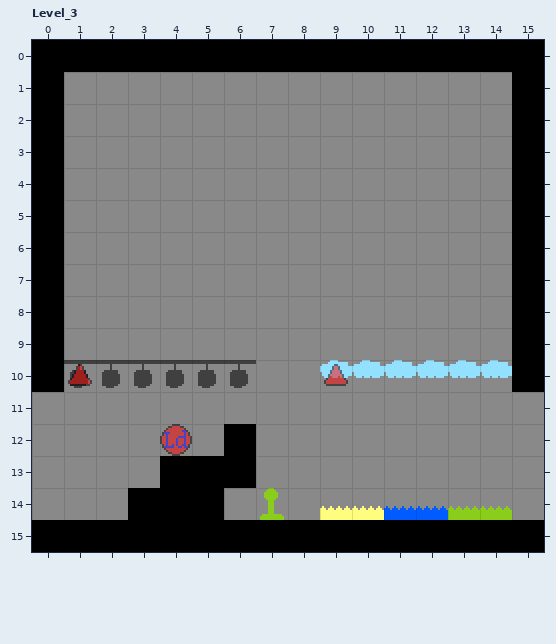
A LDtk project gets an edit: Assets/Monet/LDtk/Demo/Demo 2.ldtk. The picture above is the old version.
Cells are 16x16 px. Shown: Level_3 x 0..15, y 0..15. The commit also changed other parts of the map, which this record leaves out.
The same view after the edit:
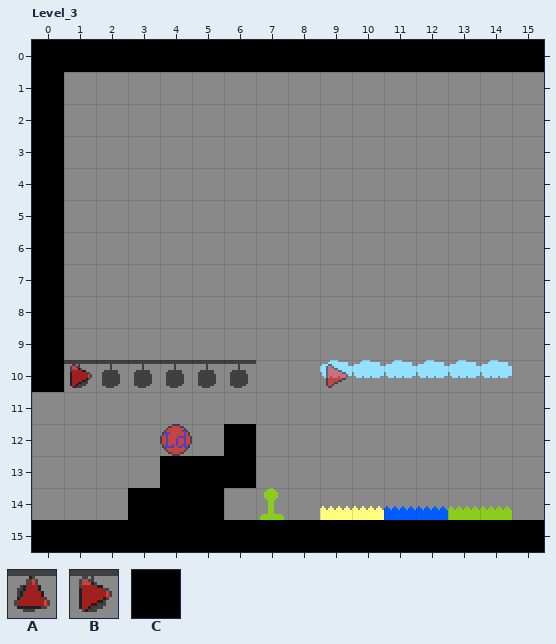
Key: from "Controls": A 4, B 5; from "Ground": C 0.
_ is an empty cell.
See-through tiles are keyed as they look on the map.
Edits made:
{"where": "layer \"Ground\""}
{"y":1,"x":15,"old":"C","new":"_"}
{"y":2,"x":15,"old":"C","new":"_"}
{"y":3,"x":15,"old":"C","new":"_"}
{"y":4,"x":15,"old":"C","new":"_"}
{"y":5,"x":15,"old":"C","new":"_"}
{"y":6,"x":15,"old":"C","new":"_"}
{"y":7,"x":15,"old":"C","new":"_"}
{"y":8,"x":15,"old":"C","new":"_"}
{"y":9,"x":15,"old":"C","new":"_"}
{"y":10,"x":15,"old":"C","new":"_"}
{"where": "layer \"Controls\""}
{"y":10,"x":1,"old":"A","new":"B"}
{"y":10,"x":9,"old":"A","new":"B"}
